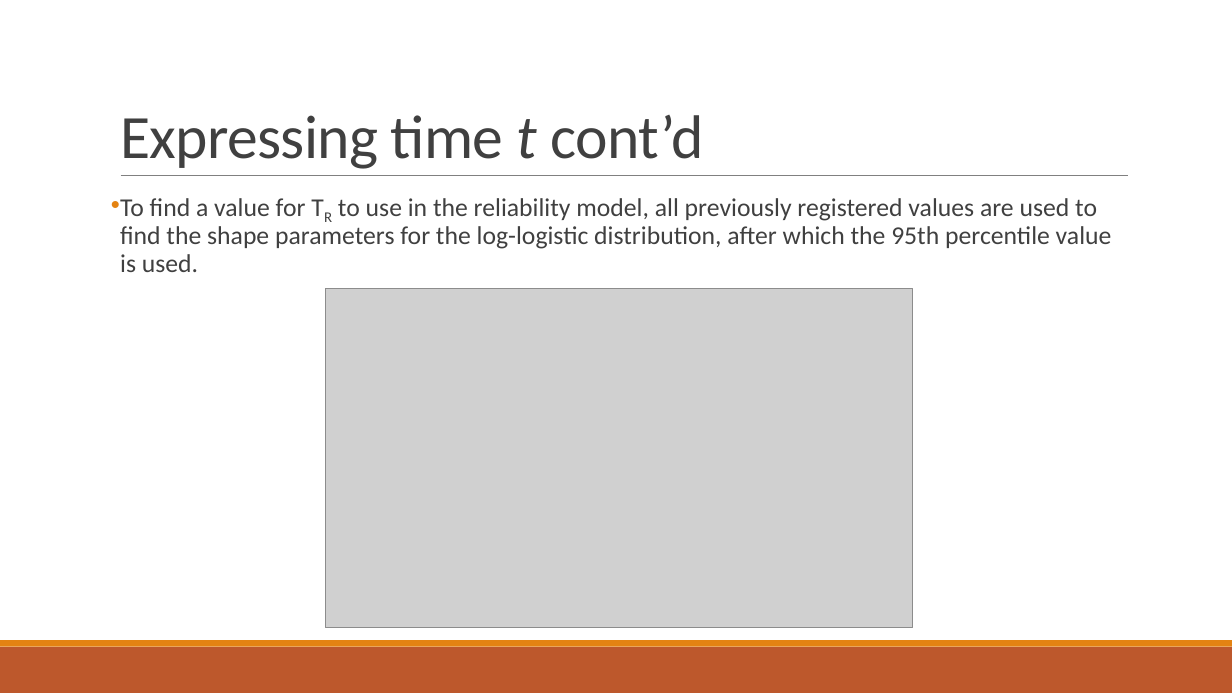
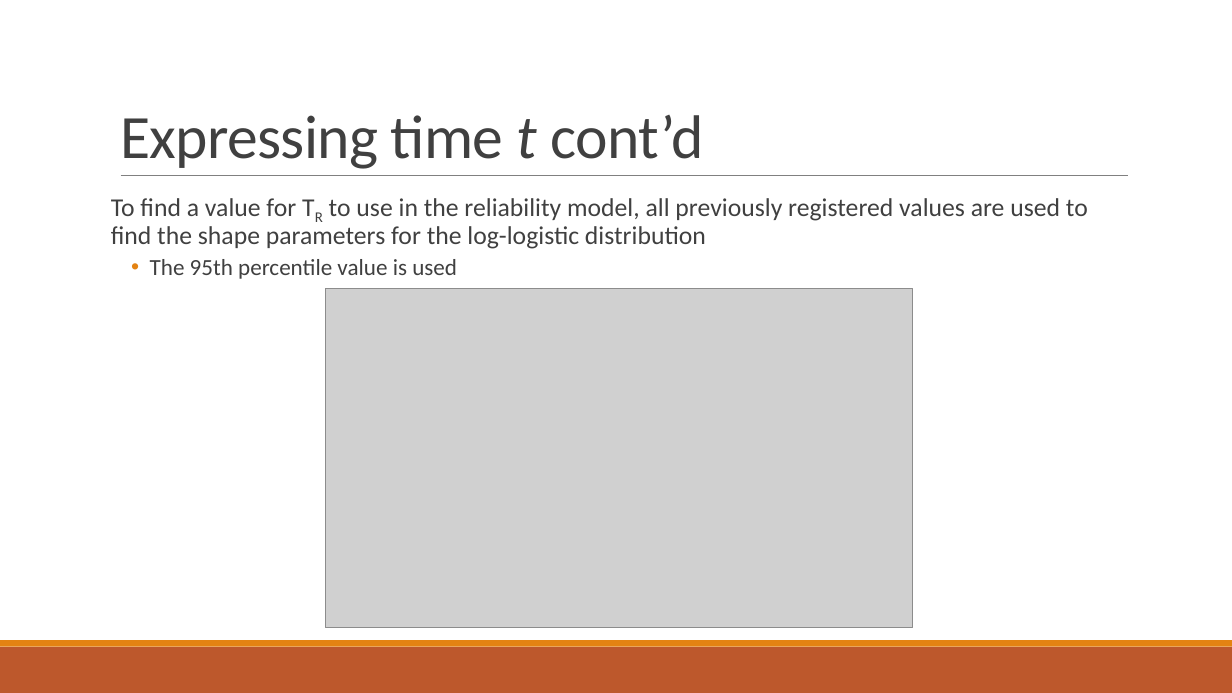
Before and after one commit to PStahl/master_thesis, a slide deck: slide 39 of presentation/presentation2.pptx. Drawn at 1232x693 pixels with LibreOffice and Linux fonts; fonts in the diff are those of the drawing; grey boxes stand for pictures. Boxes give left, top, right and bottom in pixels: in the first picture for what was removed or moved away, otherwise in the second. Text is boxed around its words. In the diff, an @@ line names an element or a change of style, - is before the commit and + after.

```diff
--- a/presentation/presentation2.pptx
+++ b/presentation/presentation2.pptx
@@ text at (111,198,1088,279): text changed @@
-• To find a value for TR to use in the reliability model, all previously registered values are used to find the shape parameters for the log-logistic distribution, after which the 95th percentile value is used.
+To find a value for TR to use in the reliability model, all previously registered values are used to find the shape parameters for the log-logistic distribution
+  • The 95th percentile value is used
```
Also in this commit, not shown: 21 other slides changed, 1 slide added, 5 slides removed.
